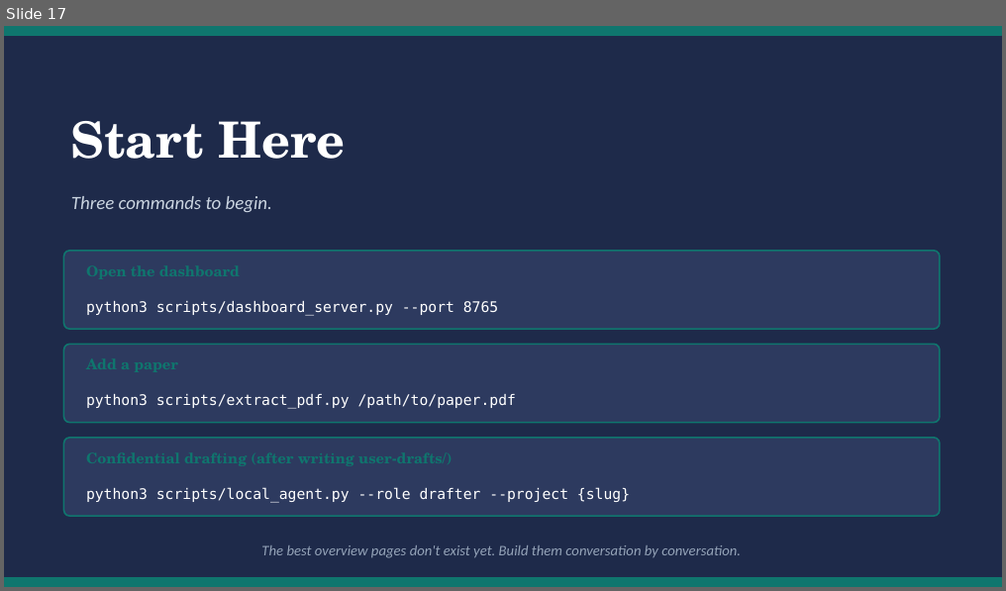
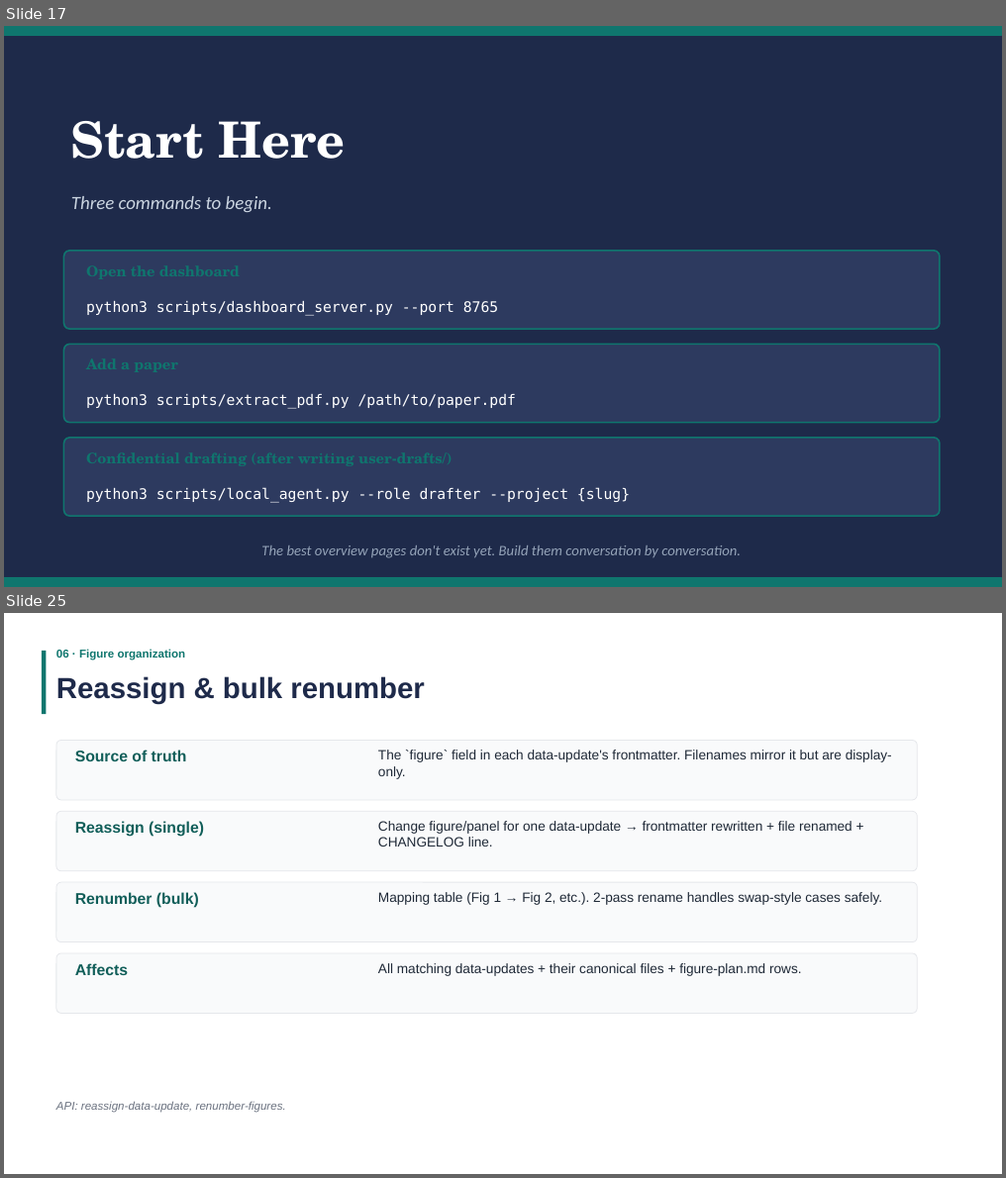
Before and after one commit to hyungeun-shimm/llm-wiki-research-stack, a slide deck: _system/docs/System_Philosophy_Guide.pptx. Shown one above the other, each under a label of ours: slide 17 before the commit, slides 17 and 25 after it; the slides between them are not shown. The pictures are 1006x591 and 1006x1178 pixels, drawn with LibreOffice and Linux fonts; fonts in the diff are those of the drawing. Boxes give left, top, right and bottom in pixels: in the first picture for what was removed or moved away, otherwise in the second. Text is boxed around its words. In the diff, an @@ line names an element or a change of style, - is before the commit and + after.

```diff
--- a/_system/docs/System_Philosophy_Guide.pptx
+++ b/_system/docs/System_Philosophy_Guide.pptx
@@ slide 25 added at box(4, 613, 1002, 1174), background #FFFFFF @@
@@ rectangle added at box(42, 651, 46, 714), fill #0F766E @@
@@ text added at box(56, 649, 186, 661), 11 pt, text #0F766E, bold @@
+06 · Figure organization
@@ text added at box(56, 676, 424, 703), 28 pt, text #1E2A4A, bold @@
+Reassign & bulk renumber
@@ rounded rectangle added at box(56, 741, 918, 800), fill #F9FAFB, outline #E5E7EB 0.75 pt @@
@@ text added at box(75, 750, 187, 761), 15 pt, text #115E59, bold @@
+Source of truth
@@ text added at box(378, 750, 892, 779), 13 pt, text #1F2937 @@
+The `figure` field in each data-update's frontmatter. Filenames mirror it but are display-only.
@@ rounded rectangle added at box(56, 811, 918, 871), fill #F9FAFB, outline #E5E7EB 0.75 pt @@
@@ text added at box(75, 821, 204, 837), 15 pt, text #115E59, bold @@
+Reassign (single)
@@ text added at box(378, 821, 852, 847), 13 pt, text #1F2937 @@
+Change figure/panel for one data-update → frontmatter rewritten + file renamed + CHANGELOG line.
@@ rounded rectangle added at box(56, 882, 918, 943), fill #F9FAFB, outline #E5E7EB 0.75 pt @@
@@ text added at box(75, 892, 199, 908), 15 pt, text #115E59, bold @@
+Renumber (bulk)
@@ text added at box(378, 892, 882, 905), 13 pt, text #1F2937 @@
+Mapping table (Fig 1 → Fig 2, etc.). 2-pass rename handles swap-style cases safely.
@@ rounded rectangle added at box(56, 954, 918, 1014), fill #F9FAFB, outline #E5E7EB 0.75 pt @@
@@ text added at box(75, 963, 128, 975), 15 pt, text #115E59, bold @@
+Affects
@@ text added at box(378, 963, 802, 976), 13 pt, text #1F2937 @@
+All matching data-updates + their canonical files + figure-plan.md rows.
@@ text added at box(56, 1101, 286, 1113), 11 pt, text #6B7280, italic @@
+API: reassign-data-update, renumber-figures.
```
Also in this commit, not shown: 12 other slides added, 29 other files.
